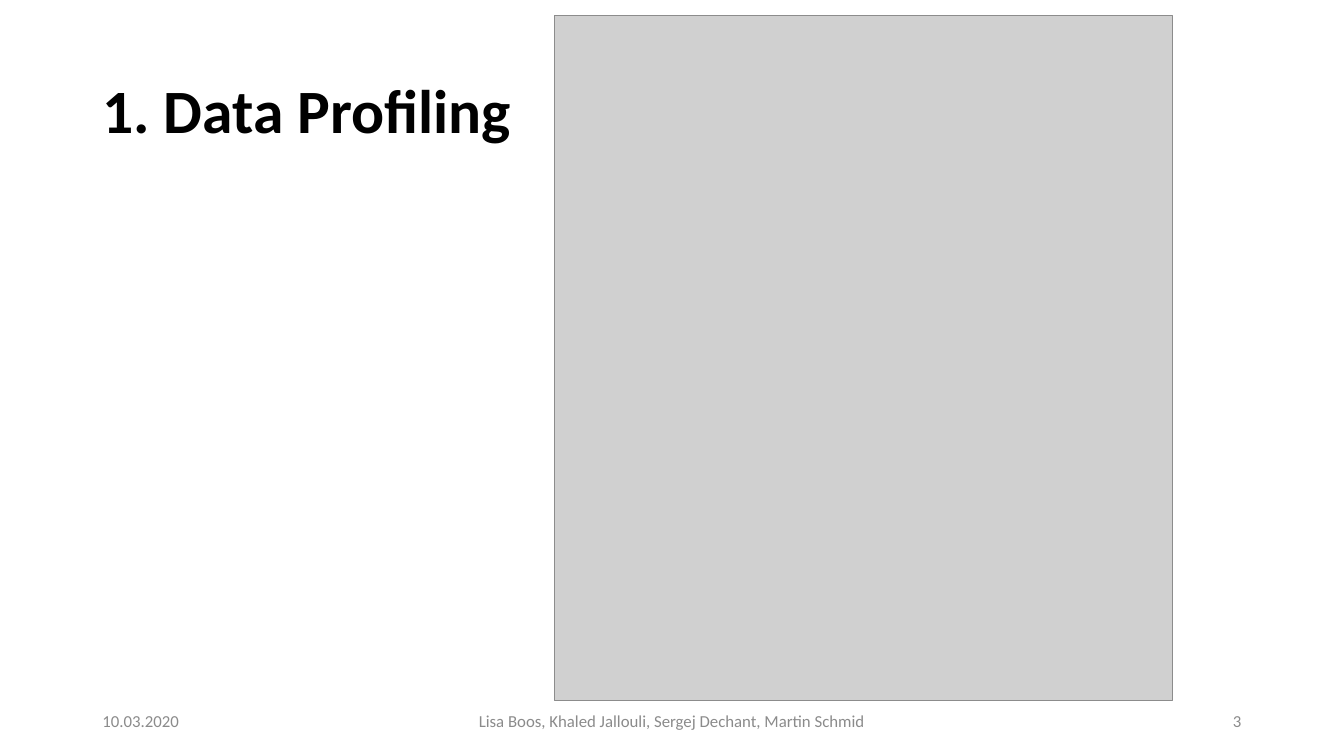
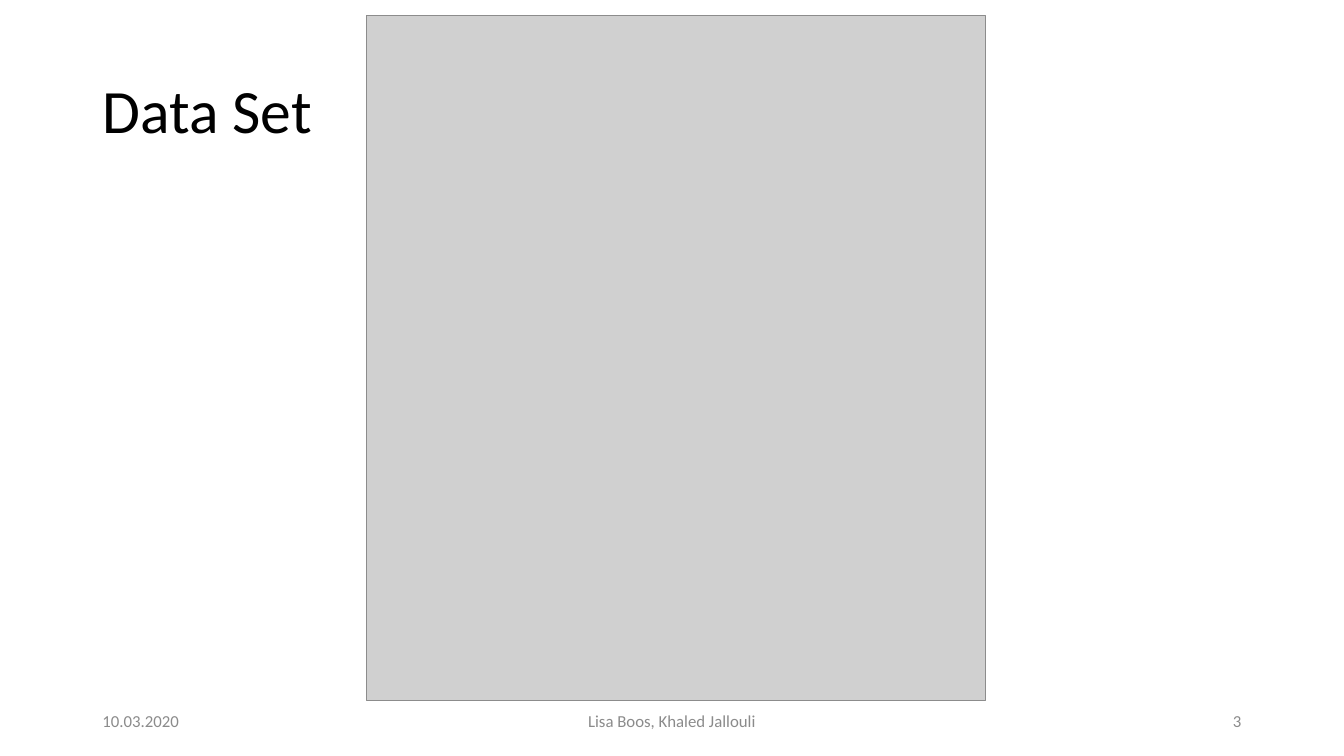
Before and after one commit to Khaledjallouli/project, a slide deck: slide 3 of presentationForFutureStudents/presentationFutureStudents.pptx. Drawn at 1344x756 pixels with LibreOffice and Linux fonts; fonts in the diff are those of the drawing; grey boxes stand for pictures; background and template pictures are left out. Boxes give left, top, right and bottom in pixels: in the first picture for what was removed or moved away, otherwise in the second. Text is boxed around its words. In the diff, an @@ line names an element or a change of style, - is before the commit and + after.

```diff
--- a/presentationForFutureStudents/presentationFutureStudents.pptx
+++ b/presentationForFutureStudents/presentationFutureStudents.pptx
@@ picture moved from (x1=555, y1=16, x2=1173, y2=701) to (x1=367, y1=15, x2=986, y2=701) @@
@@ title at (x1=102, y1=93, x2=312, y2=134): text changed; bold off @@
-1. Data Profiling
+Data Set
@@ text at (x1=588, y1=715, x2=755, y2=729): text changed @@
-Lisa Boos, Khaled Jallouli, Sergej Dechant, Martin Schmid
+Lisa Boos, Khaled Jallouli
```
Also in this commit, not shown: 3 other slides changed, 1 slide added, 18 slides removed.
